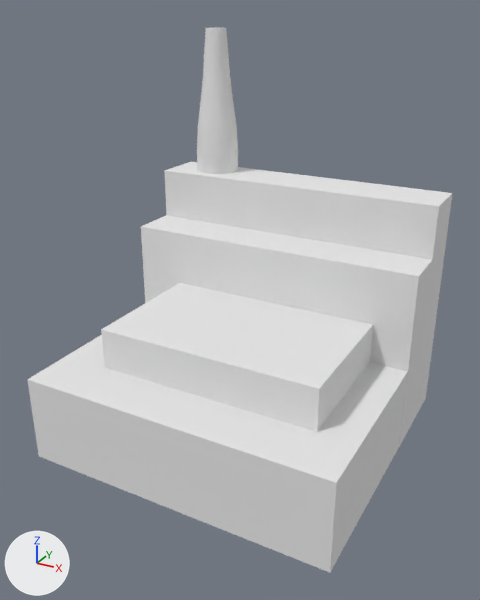
The Blender file working/subahu/Factory/Factory.blend, before and after one commit.
Before and after are seen from a 50 mm camera at (21.4, -40.9, 30.7) aimed at (0.2, -2.3, 11.4). Lighting does not change. The marker at lower left points along +X, +Y and +Z.
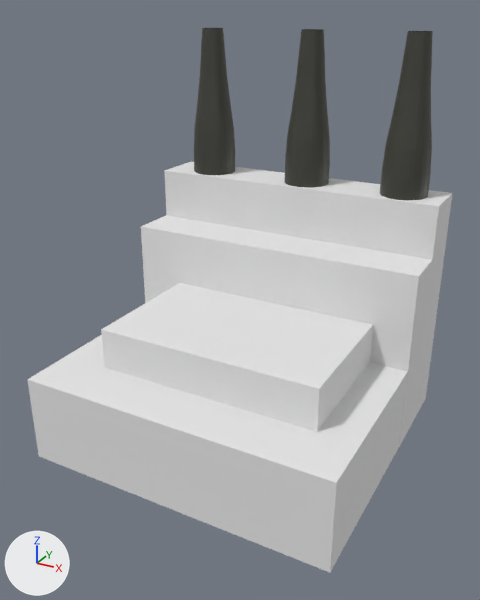
Where the change shows, as pixel boxes (x1, y1, x2, y2) in the pictures (480 x 600 px):
'Cylinder.002', added (black): after (380, 31, 433, 200)
'Cylinder.001', added (black): after (284, 29, 330, 187)
'Cylinder', reshaped, moved: before (197, 28, 238, 174); after (194, 28, 235, 175)

What the commit changed:
Picture 'cementTexture.jpeg' (img_cementtexture_jpeg) is new.
Material 'cementTexture.jpeg' (mat_cementtexture_jpeg) is new.
Its texture is img_cementtexture_jpeg.
me_cylinder is used by ob_cylinder; location (-7.91, 8.45, 25.71); scale (1.0, 1.0, 1.15).
me_cylinder had 224 vertices, 194 faces and spanned x -1.77..1.77, y -1.77..1.77, z -7.2..3.07.
me_cylinder now has 224 vertices, 193 faces and spans x -1.77..1.77, y -1.77..1.77, z -7.2..3.07.
me_cylinder part 1: 193 faces spanning x -1.77..1.77, y -1.77..1.77, z -7.2..3.07 switch from no material to mat_cementtexture_jpeg (picture img_cementtexture_jpeg).
Mesh me_cylinder_003 is new.
It has 224 vertices, 193 faces and spans x -1.77..1.77, y -1.77..1.77, z -7.2..3.07.
It uses material mat_cementtexture_jpeg (picture img_cementtexture_jpeg).
Object 'Cylinder' (ob_cylinder) moves from (-7.91, 8.45, 25.71) to (-7.91, 7.96, 25.71).
Object 'Cylinder.001' (ob_cylinder_001) is new; it shows me_cylinder_003.
Its location is (0.65, 7.96, 25.71).
Its scale is (1.0, 1.0, 1.15).
Object 'Cylinder.002' (ob_cylinder_002) is new; it shows a copy of me_cylinder_003.
Its location is (8.57, 7.96, 25.71).
Its scale is (1.0, 1.0, 1.15).
